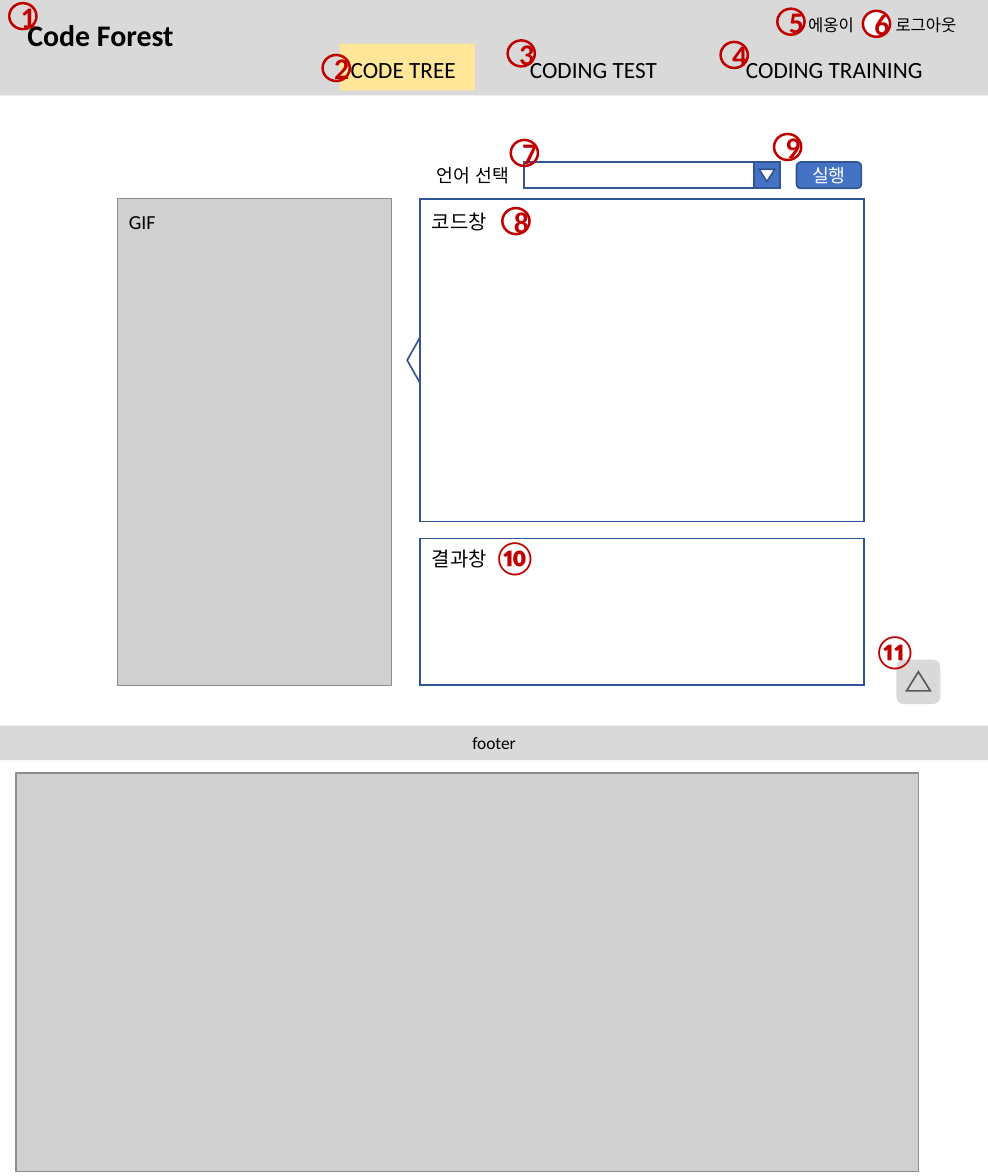
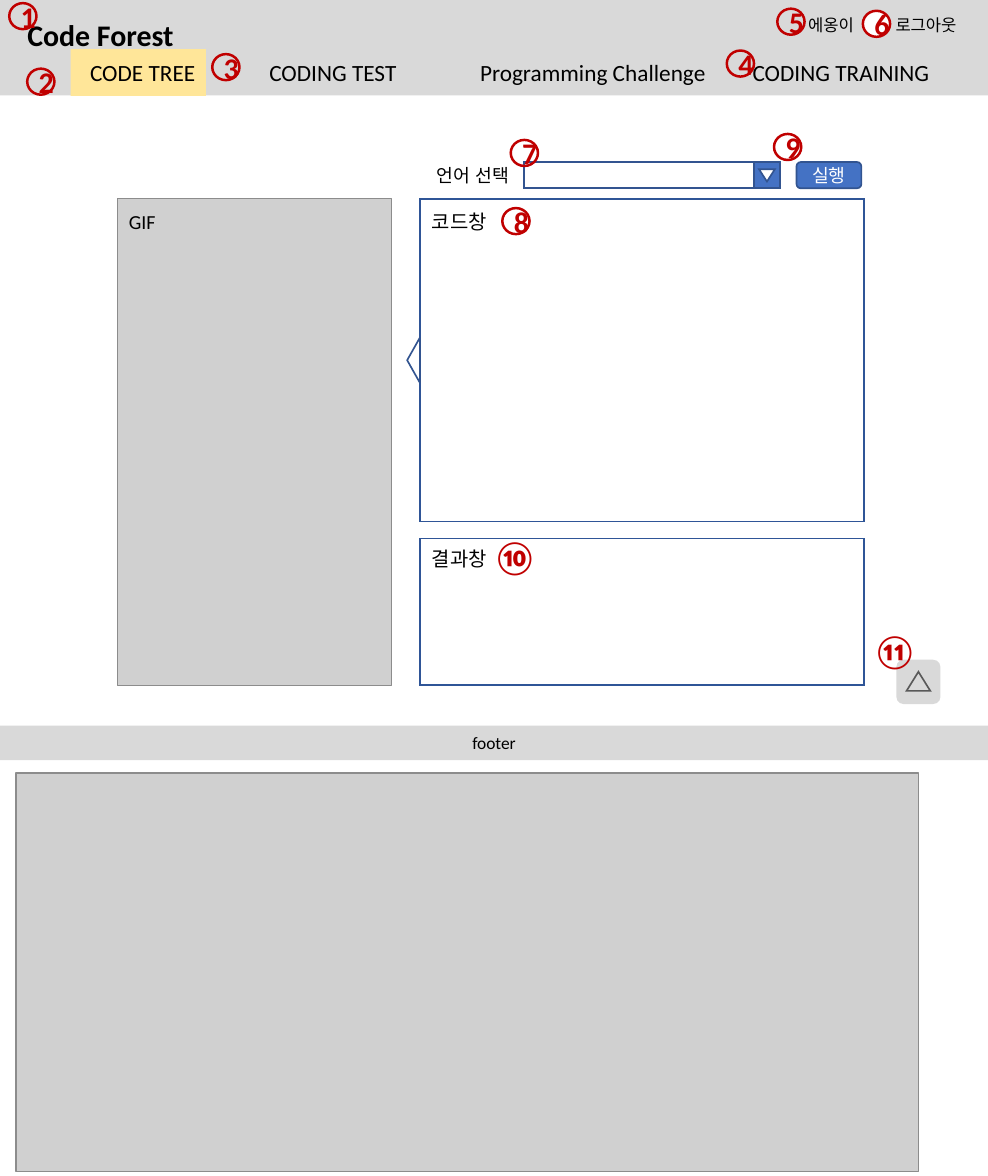
Before and after one commit to btcdd/document, a slide deck: slide 8 of 스토리보드.pptx. Drawn at 988x1176 pixels with LibreOffice and Linux fonts; fonts in the diff are those of the drawing; grey boxes stand for pictures. Boxes give left, top, right and bottom in pixels: in the first picture for what was removed or moved away, otherwise in the second. Text is boxed around its words. In the diff, an @@ line names an element or a change of style, - is before the commit and + after.

```diff
--- a/스토리보드.pptx
+++ b/스토리보드.pptx
@@ rectangle moved from (x1=339, y1=44, x2=474, y2=91) to (x1=70, y1=49, x2=205, y2=96) @@
@@ ellipse "3" moved from (x1=508, y1=41, x2=535, y2=67) to (x1=213, y1=54, x2=240, y2=80) @@
@@ ellipse "4" moved from (x1=720, y1=42, x2=748, y2=68) to (x1=726, y1=50, x2=754, y2=76) @@
@@ ellipse "2" moved from (x1=323, y1=55, x2=350, y2=81) to (x1=27, y1=68, x2=55, y2=94) @@
@@ text at (x1=90, y1=61, x2=929, y2=85): text changed @@
-CODE TREE CODING TEST CODING TRAINING
+CODE TREE CODING TEST Programming Challenge CODING TRAINING
```
Also in this commit, not shown: 8 other slides changed, 3 slides added.
